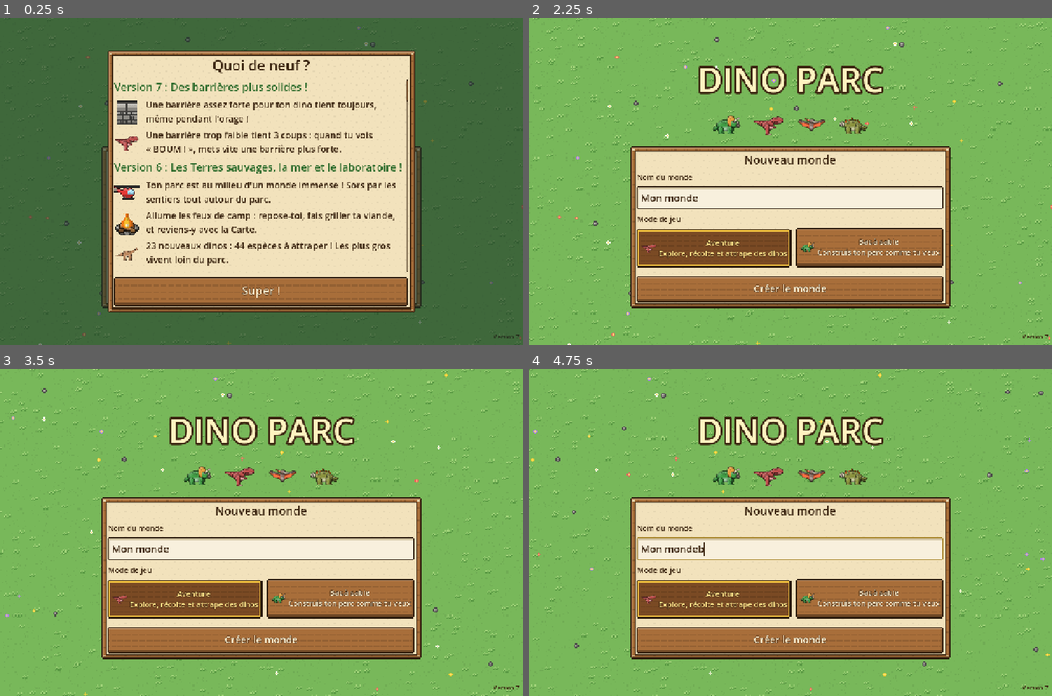
Above: before the commit, frames 1-4 (two rows, left to right).
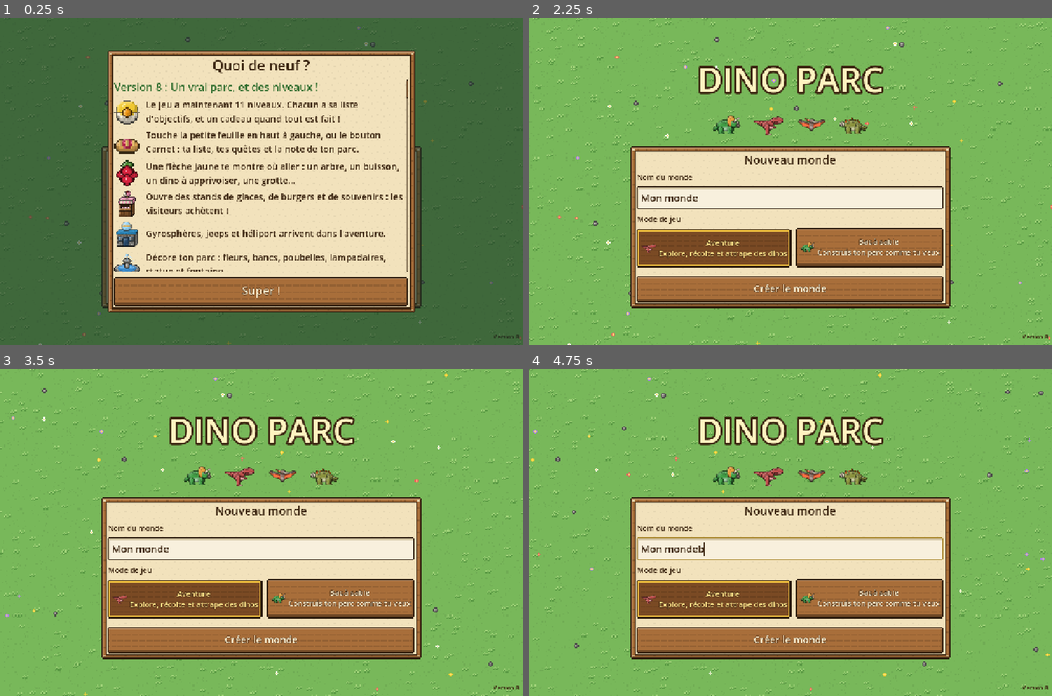
Above: after the commit, the same moments.

Repository: kevindjf/dino-parc
Game: Godot game, scene res://main.tscn
Same seed, same stepped clock (60 frames per second), same inputs: the game is played once before the commit and once after it.
Inputs (mouse positions are in pixels of both pictures, inside the frame that each line leads up to):
- Up to frame 1 (0.25 s): no input
- Up to frame 2 (2.25 s): click "Aventure Explore, récolte et …" at 0.5 s; click "Bac à sable Construis ton par…" at 1.25 s; click "Créer le monde" at 2 s
- Up to frame 3 (3.5 s): tap Enter at 2.75 s; move the mouse to (376, 516) at 2.77 s; hold Right from 2.78 s (still down); tap I at 2.85 s; click (376, 516) at 2.92 s; tap Space at 3.02, 3.32 s
- Up to frame 4 (4.75 s): release Right at 3.5 s; drag from (685, 548) to (764, 597) at 3.52 s; move the mouse to (842, 460) at 4.27 s; hold Right from 4.28 s (still down); tap B at 4.35 s

The runs differ from the first frame. In frame 1, 8.3% of the frame differs, in the area x 21-100%, y 19-98%; in frame 2, less than 0.1%; in frame 3, less than 0.1%; in frame 4, less than 0.1%.

Commit message:
docs: news for version 8, a real park and levels
Co-Authored-By: Claude Opus 5.5 (1M context) <noreply@anthropic.com>

Diff:
--- a/scripts/news.gd
+++ b/scripts/news.gd
@@ -7,6 +7,22 @@
 # Pictures: any id of items.gd ("wood", "pickaxe_iron", ...) or "dino:<species>".
 
 const ENTRIES := [
+	{
+		"version": 8,
+		"title": "Un vrai parc, et des niveaux !",
+		"items": [
+			["capsule_gold", "Le jeu a maintenant 11 niveaux. Chacun a sa liste d'objectifs, et un cadeau quand tout est fait !"],
+			["pie", "Touche la petite feuille en haut à gauche, ou le bouton Carnet : ta liste, tes quêtes et la note de ton parc."],
+			["berries", "Une flèche jaune te montre où aller : un arbre, un buisson, un dino à apprivoiser, une grotte…"],
+			["icecream", "Ouvre des stands de glaces, de burgers et de souvenirs : les visiteurs achètent !"],
+			["gyro_station", "Gyrosphères, jeeps et héliport arrivent dans l'aventure."],
+			["fountain", "Décore ton parc : fleurs, bancs, poubelles, lampadaires, statue et fontaine."],
+			["ground_neige", "Change le sol de tes enclos avec des graines ou des sacs de sable, de boue ou de neige."],
+			["dino:triceratops", "Les visiteurs parlent ! Ils te disent ce qu'ils aiment et ce qui manque."],
+			["bench", "Ton parc a une note sur 100. Plus elle est haute, plus tu gagnes d'étoiles."],
+			["keeper_hut", "Embauche un soigneur, un ouvrier et un garde : ils t'aident à t'occuper du parc."],
+		],
+	},
 	{
 		"version": 7,
 		"title": "Des barrières plus solides !",
